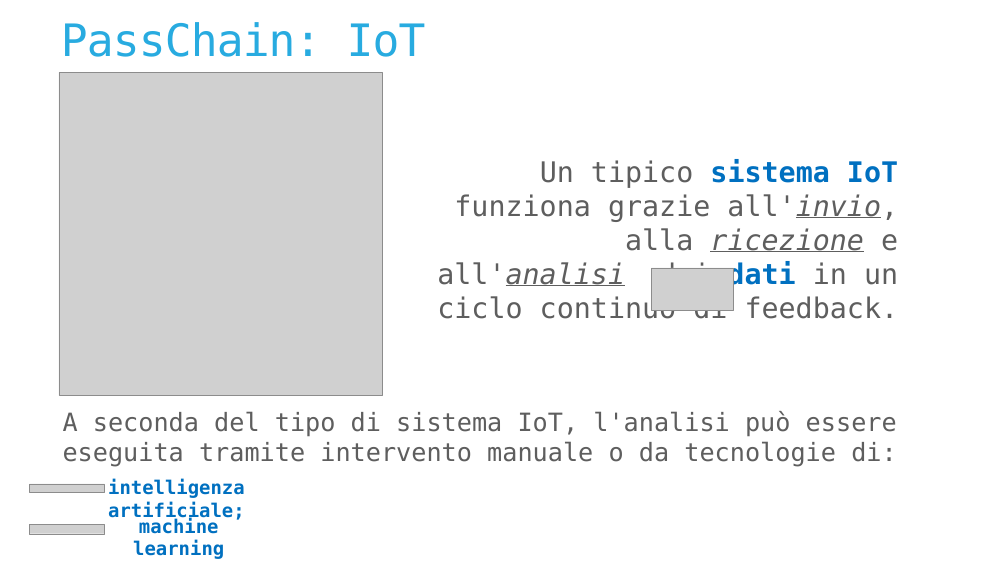
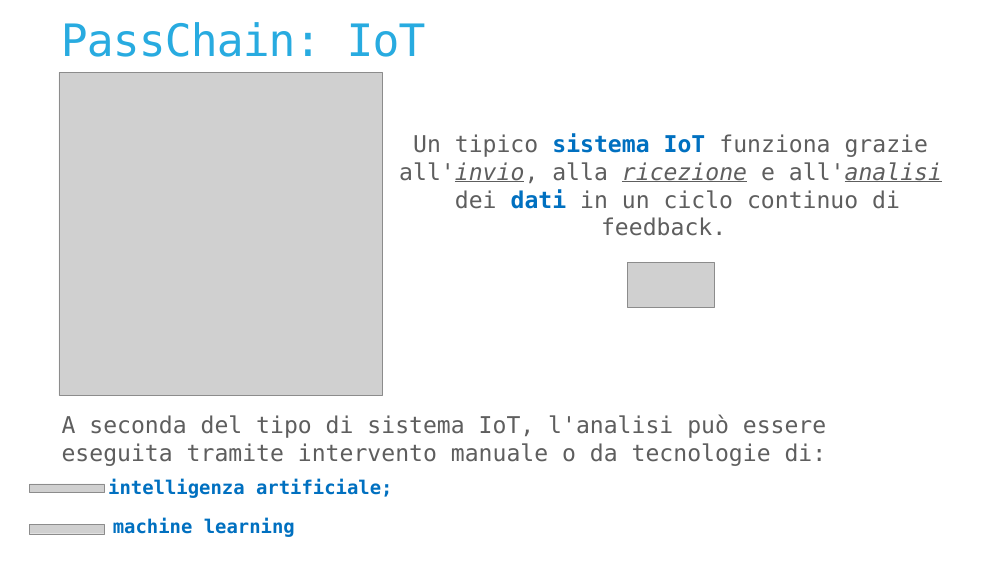
Before and after one commit to Alberto-00/Progetto-IoT, a slide deck: slide 3 of Presentation/TemplateIoT.pptx. Drawn at 1008x567 pixels with LibreOffice and Linux fonts; fonts in the diff are those of the drawing; grey boxes stand for pictures; background and template pictures are left out. Boxes give left, top, right and bottom in pixels: in the first picture for what was removed or moved away, otherwise in the second. Text is boxed around its words. In the diff, an @@ line names an element or a change of style, - is before the commit and + after.

```diff
--- a/Presentation/TemplateIoT.pptx
+++ b/Presentation/TemplateIoT.pptx
@@ text "Un tipico sistema IoT funziona ..." moved from (x1=437, y1=159, x2=899, y2=324) to (x1=399, y1=133, x2=942, y2=236) @@
@@ text "Un tipico sistema IoT funziona ..." at (x1=399, y1=133, x2=942, y2=236): size 54 to 44 pt; alignment right to centre @@
@@ picture resized from (x1=651, y1=268, x2=733, y2=310) to (x1=627, y1=262, x2=714, y2=307) @@
@@ text "A seconda del tipo di ..." at (x1=62, y1=414, x2=827, y2=466): size 48 to 44 pt @@
@@ text "intelligenza artificiale;" rewrapped from (x1=108, y1=479, x2=245, y2=522) to (x1=108, y1=479, x2=393, y2=498) @@
@@ text "machine learning" rewrapped from (x1=133, y1=518, x2=224, y2=559) to (x1=113, y1=518, x2=295, y2=537) @@
```
Also in this commit, not shown: 6 other slides changed, 2 slides added, 1 slide removed.
